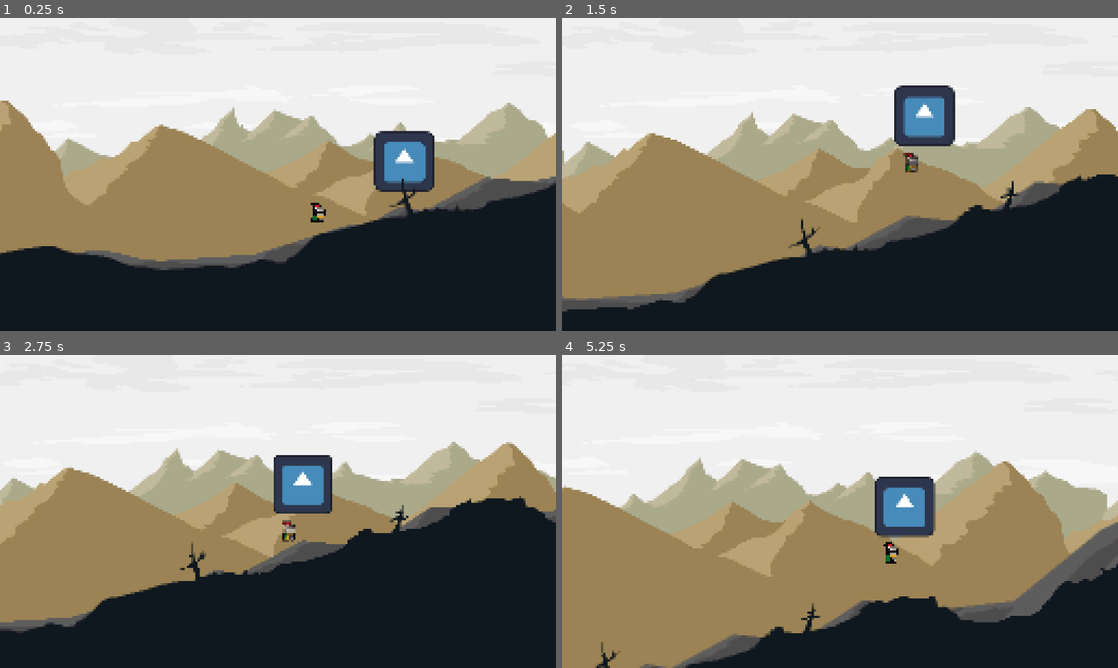
Above: before the commit, frames 1-4 (two rows, left to right).
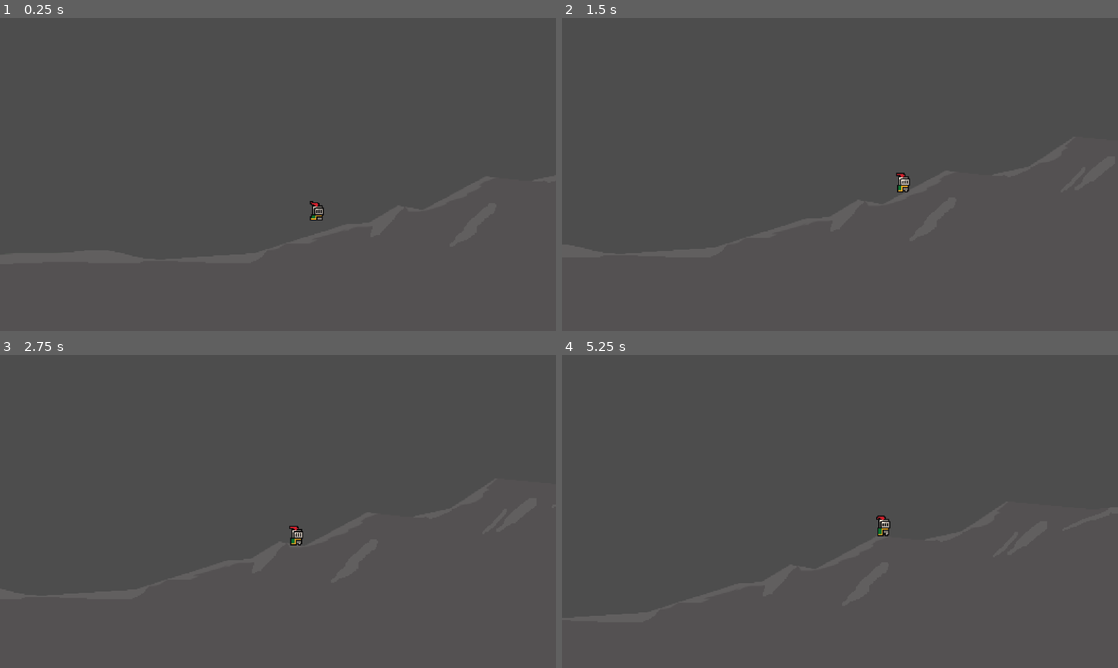
Above: after the commit, the same moments.

Repository: Peter-Pyshnyy/sisyphus
Game: Godot game, scene res://main.tscn
Two runs of this game, one before a commit and one after it. Both use one fixed random seed, a clock stepped at 60 frames per second and the inputs below. The engine's default icon, where the game draws it, is replaced by a stand-in: a white triangle on a blue panel in a dark square.
Inputs:
- Up to frame 1 (0.25 s): no input
- Up to frame 2 (1.5 s): tap Enter (ui_accept) at 0.5, 0.6, 0.77, 1.07, 1.35 s; hold Right (ui_right) from 0.53 s (still down)
- Up to frame 3 (2.75 s): tap Enter (ui_accept) at 1.52, 1.82, 2.1 s; release Right (ui_right) at 2.03 s; hold Left (ui_left) from 2.03 s (still down)
- Up to frame 4 (5.25 s): release Left (ui_left) at 2.78 s; hold Right (ui_right) 2.78-4.28 s; tap Enter (ui_accept) at 2.85, 3.02, 3.32, 3.6, 3.77, 4.07, 4.35, 4.52, 4.82, 5.1 s; hold Left (ui_left) 4.28-5.03 s; hold Right (ui_right) from 5.03 s (still down)

The runs differ from the first frame. In frame 1, 98% of the frame differs, in the area x 0-100%, y 0-100%; in frame 2, 98%; in frame 3, 98%; in frame 4, 97%.

Commit message:
stone done

Diff:
--- a/assets/sprites/player.tscn
+++ b/assets/sprites/player.tscn
@@ -71,3 +71,4 @@
 position = Vector2(12, -52)
 
 [connection signal="area_entered" from="Area2D" to="." method="_on_area_2d_area_entered"]
+[connection signal="area_exited" from="Area2D" to="." method="_on_area_2d_area_exited"]
--- /dev/null
+++ b/game_state.gd
@@ -0,0 +1,9 @@
+extends Node2D
+@onready var stone_position = $stone_position
+@onready var player = $Player
+
+
+func _on_peak_area_area_entered(area):
+	if area.get_parent().name == "stone":
+		player.put_down_stone()
+		area.get_parent().position = stone_position.position
--- a/main.tscn
+++ b/main.tscn
@@ -1,6 +1,7 @@
-[gd_scene load_steps=15 format=3 uid="uid://b0milw6bon42a"]
+[gd_scene load_steps=17 format=3 uid="uid://b0milw6bon42a"]
 
 [ext_resource type="PackedScene" uid="uid://de8jpoldt6s1n" path="res://assets/sprites/player.tscn" id="1_ig7tw"]
+[ext_resource type="Script" uid="uid://dk6txbmoaxog" path="res://game_state.gd" id="1_kek77"]
 [ext_resource type="Texture2D" uid="uid://dfexkg5huxho5" path="res://assets/parallax/parallax_0.png" id="2_0xm2m"]
 [ext_resource type="Texture2D" uid="uid://ck55wnayf5oar" path="res://assets/parallax/parallax_1.png" id="3_h2yge"]
 [ext_resource type="Shader" uid="uid://cf3eqce4gq3k3" path="res://pixelization.gdshader" id="4_1bvp3"]
@@ -27,7 +28,11 @@
 [sub_resource type="RectangleShape2D" id="RectangleShape2D_4c57u"]
 size = Vector2(40.4277, 475.032)
 
+[sub_resource type="RectangleShape2D" id="RectangleShape2D_efxa6"]
+size = Vector2(82, 199)
+
 [node name="Main" type="Node2D"]
+script = ExtResource("1_kek77")
 metadata/_edit_vertical_guides_ = [2191.0, 2741.0, -705.0]
 
 [node name="Player" parent="." instance=ExtResource("1_ig7tw")]
@@ -47,11 +52,12 @@
 [node name="StaticBody2D" type="StaticBody2D" parent="skala"]
 
 [node name="CollisionPolygon2D" type="CollisionPolygon2D" parent="skala/StaticBody2D"]
-polygon = PackedVector2Array(-118, 96, -20, 89, 61, 63, 84, 62, 110, 45, 135, 50, 192, 19, 234, 22, 268, 15, 308, -12, 393, -5, 448, -11, 528, -75, 619, -124, 644, -145, 709, -169, 779, -181, 841, -208, 907, -272, 936, -293, 969, -307, 997, -324, 1049, -338, 1124, -352, 1178, -390, 1219, -449, 1261, -480, 1308, -512, 1324, -522, 1404, -545, 1502, -561, 1591, -600, 1676, -681, 1740, -697, 1807, -725, 1809, -729, 1872, -799, 1935, -829, 1988, -839, 2076, -838, 2077, 95)
+polygon = PackedVector2Array(-118, 96, -17, 91, 66, 64, 84, 62, 119, 47, 141, 50, 199, 19, 234, 22, 271, 16, 318, -11, 393, -5, 458, -11, 539, -77, 631, -126, 653, -144, 718, -169, 797, -183, 856, -207, 907, -268, 942, -292, 971, -304, 1007, -325, 1053, -337, 1137, -350, 1183, -390, 1229, -449, 1274, -484, 1332, -522, 1415, -547, 1513, -562, 1618, -610, 1681, -681, 1751, -698, 1815, -724, 1880, -799, 1946, -830, 1989, -838, 2076, -838, 2077, 95)
 
 [node name="ParallaxBackground" type="ParallaxBackground" parent="."]
 
 [node name="ParallaxLayer" type="ParallaxLayer" parent="ParallaxBackground"]
+visible = false
 motion_scale = Vector2(0.5, 0.2)
 motion_mirroring = Vector2(548.75, 0)
 
@@ -64,6 +70,7 @@
 region_rect = Rect2(-0.831, 0.385, 2195, 2000)
 
 [node name="ParallaxLayer2" type="ParallaxLayer" parent="ParallaxBackground"]
+visible = false
 motion_scale = Vector2(0.3, 0.1)
 motion_mirroring = Vector2(548.75, 0)
 
@@ -76,6 +83,7 @@
 region_rect = Rect2(-0.831, 0.385, 2195, 941)
 
 [node name="ParallaxLayer3" type="ParallaxLayer" parent="ParallaxBackground"]
+visible = false
 motion_scale = Vector2(0.1, 0)
 motion_mirroring = Vector2(548.75, 0)
 
@@ -99,6 +107,7 @@
 
 [node name="ParallaxForeground" type="ParallaxBackground" parent="."]
 layer = 1
+visible = false
 
 [node name="ParallaxLayer5" type="ParallaxLayer" parent="ParallaxForeground"]
 z_index = 5
@@ -158,4 +167,18 @@
 shape = SubResource("RectangleShape2D_4c57u")
 
 [node name="stone" parent="." instance=ExtResource("8_5vw27")]
-position = Vector2(238, 142)
+visible = false
+position = Vector2(242, 159)
+
+[node name="peak_area" type="Area2D" parent="."]
+collision_layer = 0
+collision_mask = 6
+
+[node name="CollisionShape2D" type="CollisionShape2D" parent="peak_area"]
+position = Vector2(2144, -773.5)
+shape = SubResource("RectangleShape2D_efxa6")
+
+[node name="stone_position" type="Node2D" parent="."]
+position = Vector2(242, 159)
+
+[connection signal="area_entered" from="peak_area" to="." method="_on_peak_area_area_entered"]
--- a/player.gd
+++ /dev/null
@@ -1,25 +0,0 @@
-extends CharacterBody2D
-
-
-const SPEED = 300.0
-const JUMP_VELOCITY = -400.0
-
-
-func _physics_process(delta: float) -> void:
-	# Add the gravity.
-	if not is_on_floor():
-		velocity += get_gravity() * delta
-
-	# Handle jump.
-	if Input.is_action_just_pressed("ui_accept") and is_on_floor():
-		velocity.y = JUMP_VELOCITY
-
-	# Get the input direction and handle the movement/deceleration.
-	# As good practice, you should replace UI actions with custom gameplay actions.
-	var direction := Input.get_axis("ui_left", "ui_right")
-	if direction:
-		velocity.x = direction * SPEED
-	else:
-		velocity.x = move_toward(velocity.x, 0, SPEED)
-
-	move_and_slide()
--- a/scripts/player.gd
+++ b/scripts/player.gd
@@ -2,9 +2,10 @@
 @onready var remote_transform_2d = $RemoteTransform2D
 
 
-const BASE_SPEED = 180.0  # base speed on flat surface
+const BASE_SPEED = 200.0  # base speed on flat surface
 const JUMP_VELOCITY = -400.0
 var carrying := false
+var speed_multiplier := 1.0
 
 func _physics_process(delta: float) -> void:
 	# Add gravity
@@ -12,12 +13,12 @@
 		velocity += get_gravity() * delta
 
 	# Jump
-	if Input.is_action_just_pressed("ui_accept") and is_on_floor():
-		velocity.y = JUMP_VELOCITY
+	if Input.is_action_just_pressed("ui_accept") and remote_transform_2d.remote_path:
+		put_down_stone()
 
 	# Get input (left/right)
 	var direction := Input.get_axis("ui_left", "ui_right")
-	var move_speed = BASE_SPEED
+	var move_speed = BASE_SPEED * speed_multiplier
 
 	# Adjust speed smoothly depending on slope
 	if is_on_floor():
@@ -40,9 +41,20 @@
 
 	move_and_slide()
 
+func put_down_stone():
+	var stone = get_node(remote_transform_2d.remote_path)
+	remote_transform_2d.remote_path = ""
+	stone.position += Vector2(0.0, 20.0)
+	speed_multiplier = 1.0
 
 func _on_area_2d_area_entered(area):
 	if !carrying:
+		speed_multiplier = 0.45
 		var stone = area.get_parent()
 		remote_transform_2d.remote_path = stone.get_path()
 		carrying = true
+
+
+func _on_area_2d_area_exited(area):
+	if carrying:
+		carrying = !carrying
Not shown, added: game_state.gd.uid
Not shown, removed: player.gd.uid
